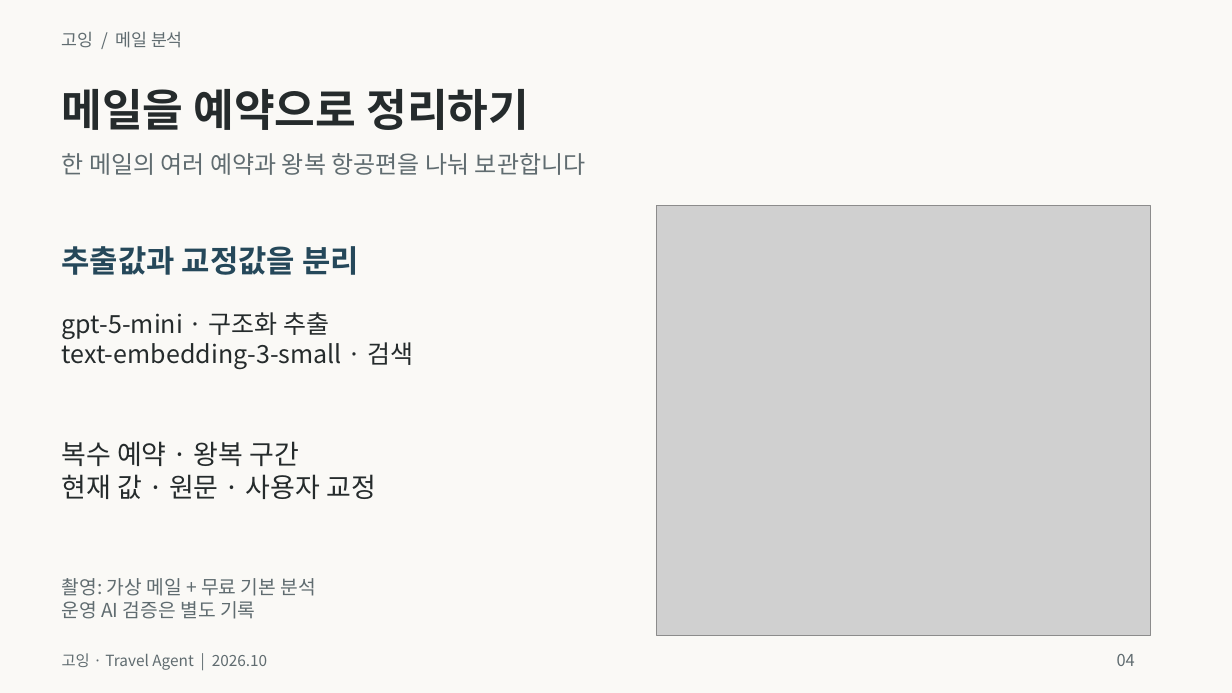
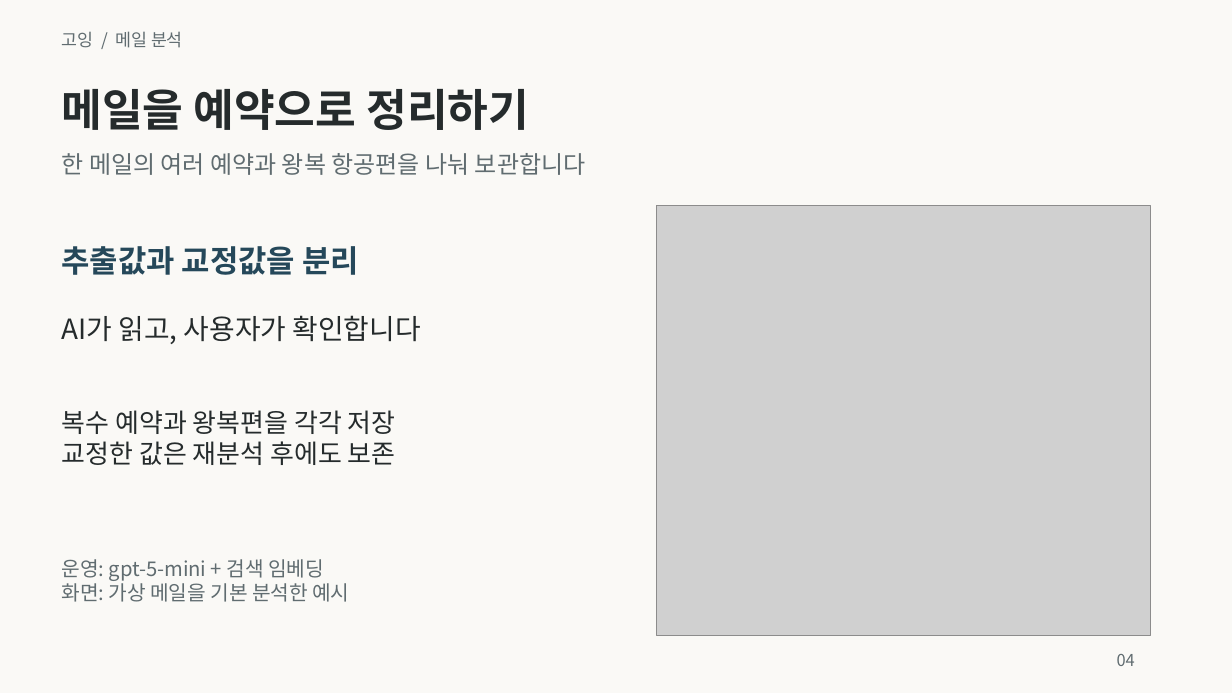
Before and after one commit to Jin-s-work/Travel-Agent, a slide deck: slide 4 of docs/presentation/going-class-presentation.pptx. Drawn at 1232x693 pixels with LibreOffice and Linux fonts; fonts in the diff are those of the drawing; grey boxes stand for pictures. Boxes give left, top, right and bottom in pixels: in the first picture for what was removed or moved away, otherwise in the second. Text is boxed around its words. In the diff, an @@ line names an element or a change of style, - is before the commit and + after.

```diff
--- a/docs/presentation/going-class-presentation.pptx
+++ b/docs/presentation/going-class-presentation.pptx
@@ text at (62,315,421,344): text changed; size 19.5 to 21.8 pt @@
-gpt-5-mini · 구조화 추출
-text-embedding-3-small · 검색
+AI가 읽고, 사용자가 확인합니다
@@ text at (62,410,396,465): text changed; size 21 to 20.2 pt @@
-복수 예약 · 왕복 구간
-현재 값 · 원문 · 사용자 교정
+복수 예약과 왕복편을 각각 저장
+교정한 값은 재분석 후에도 보존
@@ text at (62,559,349,602): text changed; size 15 to 15.8 pt @@
-촬영: 가상 메일 + 무료 기본 분석
-운영 AI 검증은 별도 기록
+운영: gpt-5-mini + 검색 임베딩
+화면: 가상 메일을 기본 분석한 예시
@@ text removed at (62,653,267,670) @@
-고잉 · Travel Agent | 2026.10
```
Also in this commit, not shown: 7 other slides changed, 1 slide added, 1 slide removed, 11 other files.
